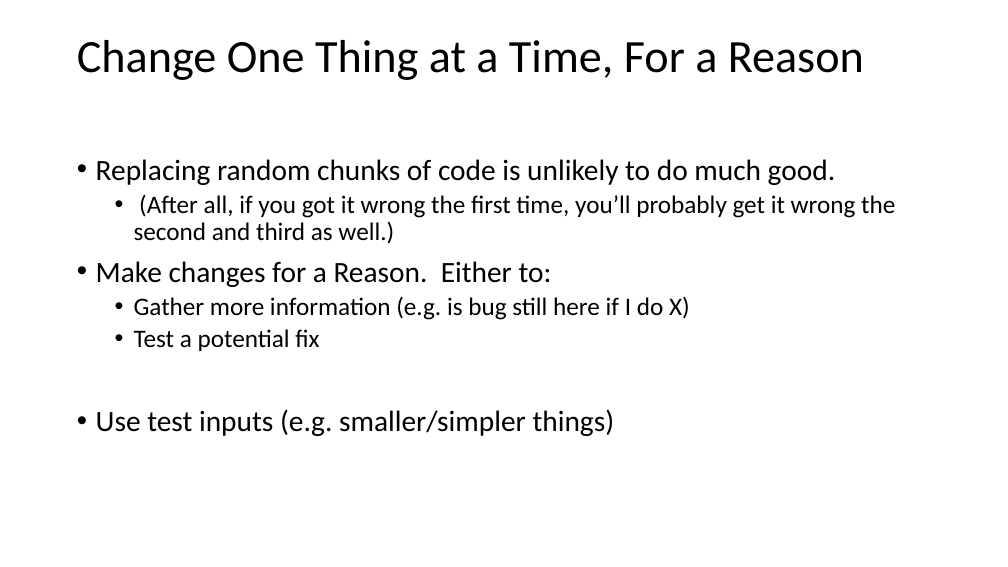
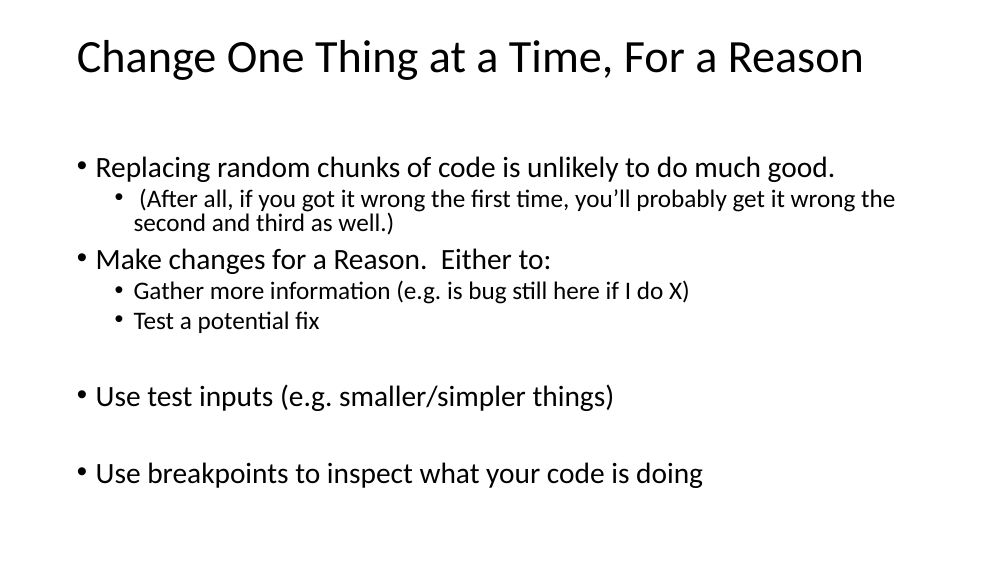
Before and after one commit to j-ales/PS4106_2024_25, a slide deck: slide 16 of slides/PS4106 - debugging.pptx (slide 13 before the commit). Drawn at 1008x567 pixels with LibreOffice and Linux fonts; fonts in the diff are those of the drawing. Boxes give left, top, right and bottom in pixels: in the first picture for what was removed or moved away, otherwise in the second. Text is boxed around its words. In the diff, an @@ line names an element or a change of style, - is before the commit and + after.

```diff
--- a/slides/PS4106 - debugging.pptx
+++ b/slides/PS4106 - debugging.pptx
@@ text at box(96, 156, 895, 411): line spacing 0.9 to 0.8 @@
@@ text at box(96, 462, 703, 488): paragraph added @@
+• Use breakpoints to inspect what your code is doing
```
Also in this commit, not shown: 2 other slides changed, 3 slides added, 1 other file.
